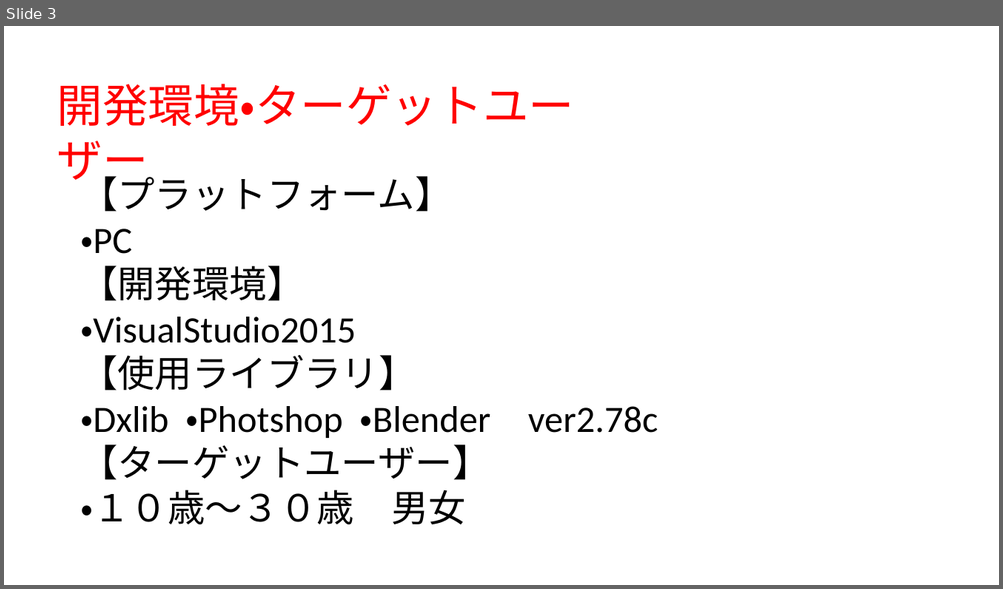
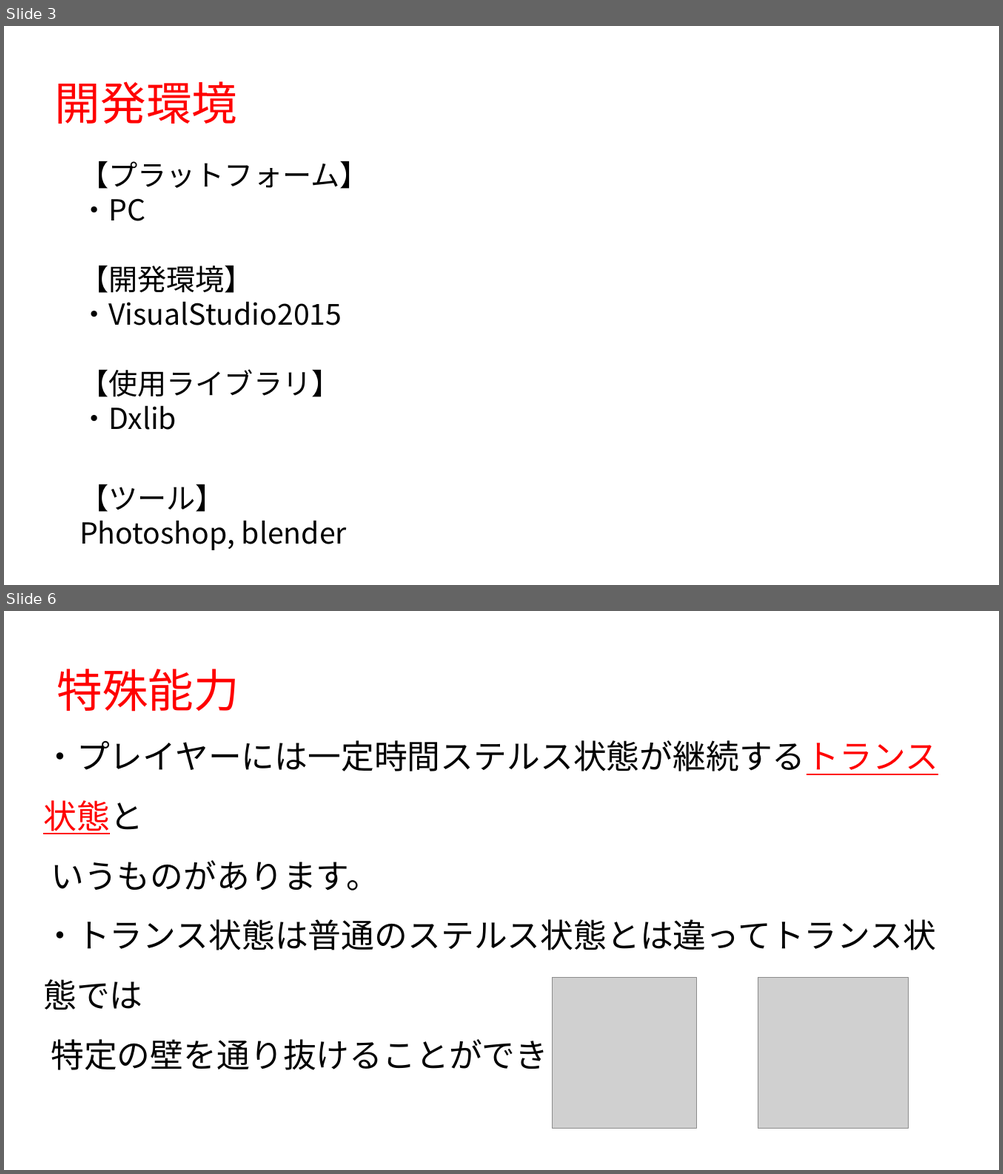
Before and after one commit to 1601323/Gameproject, a slide deck: ヴィリレオン.pptx. Shown one above the other, each under a label of ours: slide 3 before the commit, slides 3 and 6 after it; the slides between them are not shown. The pictures are 1003x589 and 1003x1174 pixels, drawn with LibreOffice and Linux fonts; fonts in the diff are those of the drawing; grey boxes stand for pictures. Boxes give left, top, right and bottom in pixels: in the first picture for what was removed or moved away, otherwise in the second. Text is boxed around its words. In the diff, an @@ line names an element or a change of style, - is before the commit and + after.

```diff
--- a/ヴィリレオン.pptx
+++ b/ヴィリレオン.pptx
@@ slide 6 added at bbox=[4, 611, 999, 1170], background #FFFFFF @@
@@ text added at bbox=[57, 669, 239, 712], 44 pt, text #FF0000 @@
+特殊能力
@@ text added at bbox=[43, 741, 938, 1076], 32 pt, text #000000 @@
+・プレイヤーには一定時間ステルス状態が継続するトランス状態と
+いうものがあります。
+・トランス状態は普通のステルス状態とは違ってトランス状態では
+特定の壁を通り抜けることができます。
@@ picture added at bbox=[552, 977, 697, 1128] @@
@@ picture added at bbox=[757, 977, 908, 1128] @@
@@ slide 3 changed as well @@
@@ text at bbox=[55, 82, 237, 124]: text changed; font Calibri to Noto Sans CJK JP @@
-開発環境・ターゲットユーザー
+開発環境
@@ text "【プラットフォーム】": place and size @@
-text "【プラットフォーム】" at bbox=[80, 170, 491, 525]
+text "【プラットフォーム】" at bbox=[79, 161, 368, 551]
@@ text at bbox=[79, 161, 368, 397]: size 36 to 28 pt, font Calibri to Noto Sans CJK JP in "【プラットフォーム】", "・PC", "【開発環境】", "・VisualStudio2015" and 1 more places @@
@@ text at bbox=[79, 406, 347, 551]: text changed; size 36 to 28 pt; font Calibri to Noto Sans CJK JP @@
-・Dxlib ・Photshop ・Blender ver2.78c
-【ターゲットユーザー】
-・１０歳～３０歳 男女
+・Dxlib
+【ツール】
+Photoshop, blender
```
Also in this commit, not shown: 3 other slides changed, 4 other slides added, 1 slide removed.
